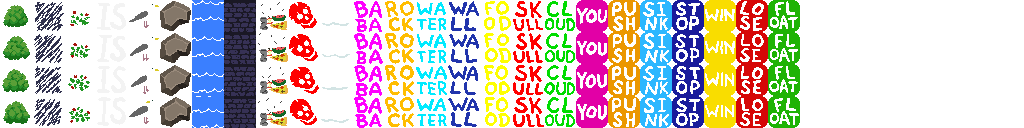
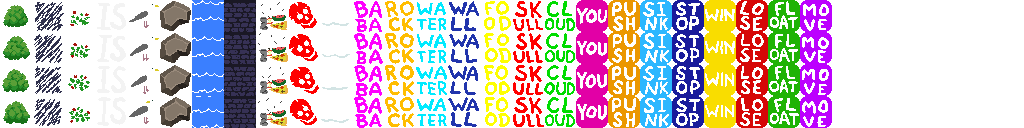
Layered file, before and after one edit (1024px x 128px). Changes by layer:
painted on "entities" over bbox(800, 0, 832, 128)
